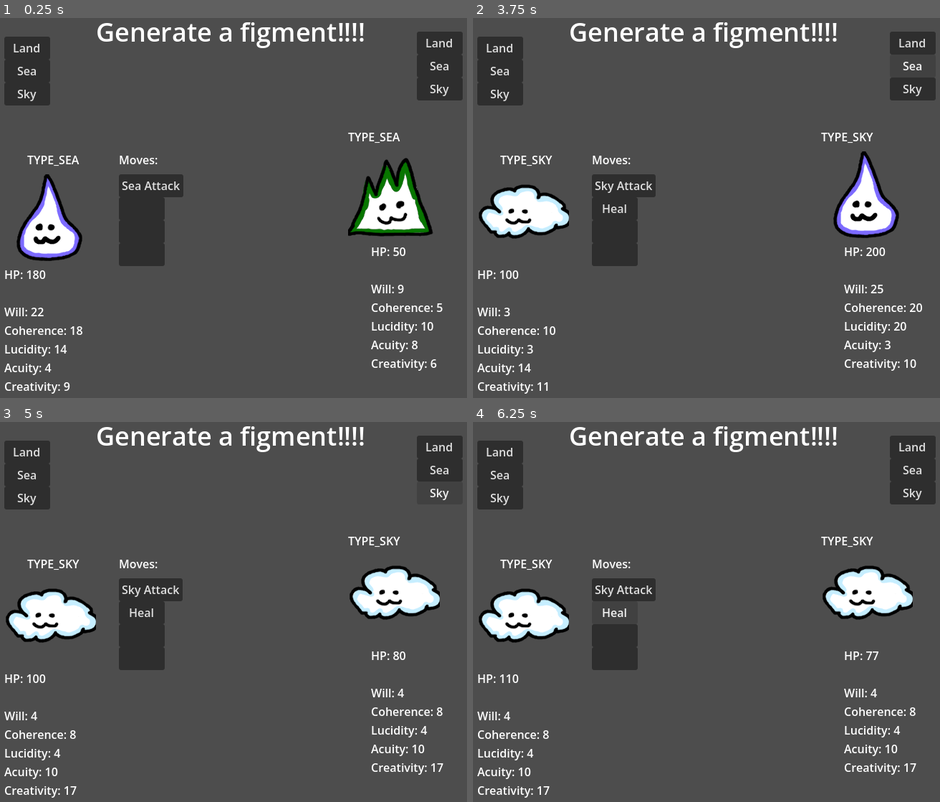
Above: before the commit, frames 1-4 (two rows, left to right).
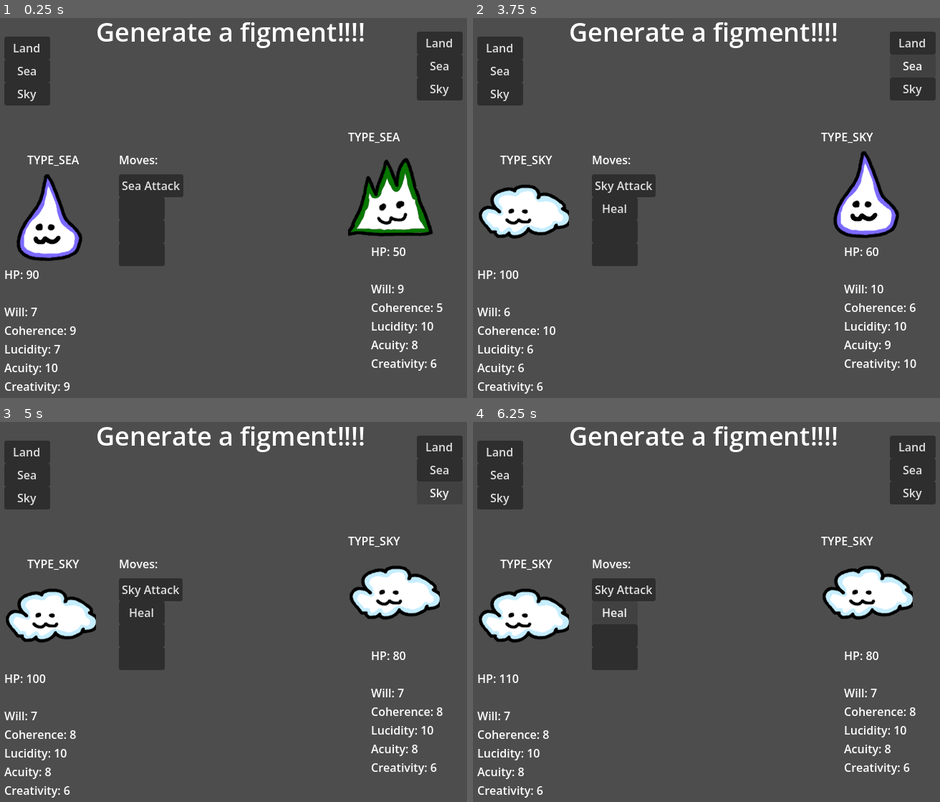
Above: after the commit, the same moments.

Repository: RubeculaBee/dream-catcher
Game: Godot game, scene res://Scenes/Rooms/figment_test.tscn
Same seed, same stepped clock (60 frames per second), same inputs: the game is played once before the commit and once after it. This scene is started directly instead of the project's main scene. The engine's default icon, where the game draws it, is replaced by a stand-in: a white triangle on a blue panel in a dark square.
Inputs:
- Up to frame 1 (0.25 s): no input
- Up to frame 2 (3.75 s): click "Land" at 0.5 s; click "Sea" at 1.25 s; click "Sky" at 2 s; click "Land" at 2.75 s; click "Sea" at 3.5 s
- Up to frame 3 (5 s): click "Sky" at 4.25 s
- Up to frame 4 (6.25 s): click "Sky Attack" at 5 s; click "Heal" at 5.75 s

The runs differ from the first frame. In frame 1, 0.2% of the frame differs, in the area x 5-18%, y 66-94%; in frame 2, 0.2%; in frame 3, 0.3%; in frame 4, 0.3%, in the area x 6-95%, y 60-99%.

Commit message:
adjusted stat numbers to be more reasonable

Diff:
--- a/Scripts/Figments/figment.gd
+++ b/Scripts/Figments/figment.gd
@@ -36,11 +36,11 @@
 		Type.SKY,
 		Type.NONE,
 		{
-			"will": Stat.new(2, 4, 2, 8),
+			"will": Stat.new(5, 10, 2, 4),
 			"coherence": Stat.new(5, 10, 2, 4),
-			"lucidity": Stat.new(2, 4, 2, 4),
-			"acuity": Stat.new(10, 20, 2, 4),
-			"creativity": Stat.new(10, 20, 4, 8)
+			"lucidity": Stat.new(5, 10, 2, 4),
+			"acuity": Stat.new(5, 10, 2, 4),
+			"creativity": Stat.new(5, 10, 2, 4)
 		},
 		[
 			Move.moveList.skyAttack,
@@ -53,10 +53,10 @@
 		Type.SEA,
 		Type.NONE,
 		{
-			"will": Stat.new(20, 25, 4, 8),
-			"coherence": Stat.new(10, 20, 2, 4),
-			"lucidity": Stat.new(10, 20, 4, 8),
-			"acuity": Stat.new(2, 4, 2, 4),
+			"will": Stat.new(5, 10, 2, 4),
+			"coherence": Stat.new(5, 10, 2, 4),
+			"lucidity": Stat.new(5, 10, 2, 4),
+			"acuity": Stat.new(5, 10, 2, 4),
 			"creativity": Stat.new(5, 10, 2, 4)
 		},
 		[
--- a/Scripts/Figments/move.gd
+++ b/Scripts/Figments/move.gd
@@ -33,7 +33,10 @@
 	var crit = rng.randf() < 0.04+(0.002*user.stats.creativity.value)
 
 	damage *= (user.stats.will.value/target.stats.lucidity.value)
-	damage *= typeChart[self.type][target.type1] * typeChart[self.type][target.type2]
+	var typeAdv = typeChart[self.type][target.type1] * typeChart[self.type][target.type2]
+	if typeAdv > 1: print("Super Effective!")
+	if typeAdv < 1: print("Not Very Effective!")
+	damage *= typeAdv
 	if crit:
 		print("Critical Hit!")
 		damage *= 1.5
@@ -59,21 +62,21 @@
 static var moveList: Dictionary[String, Move] = {
 	"landAttack": Move.new(
 		"Land Attack",
-		0.8,
+		0.65,
 		15,
 		Figment.Type.LAND,
 		basicDamage
 	),
 	"seaAttack": Move.new(
 		"Sea Attack",
-		0.95,
+		0.70,
 		10,
 		Figment.Type.SEA,
 		basicDamage
 	),
 	"skyAttack": Move.new(
 		"Sky Attack",
-		1,
+		0.75,
 		5,
 		Figment.Type.SKY,
 		basicDamage
